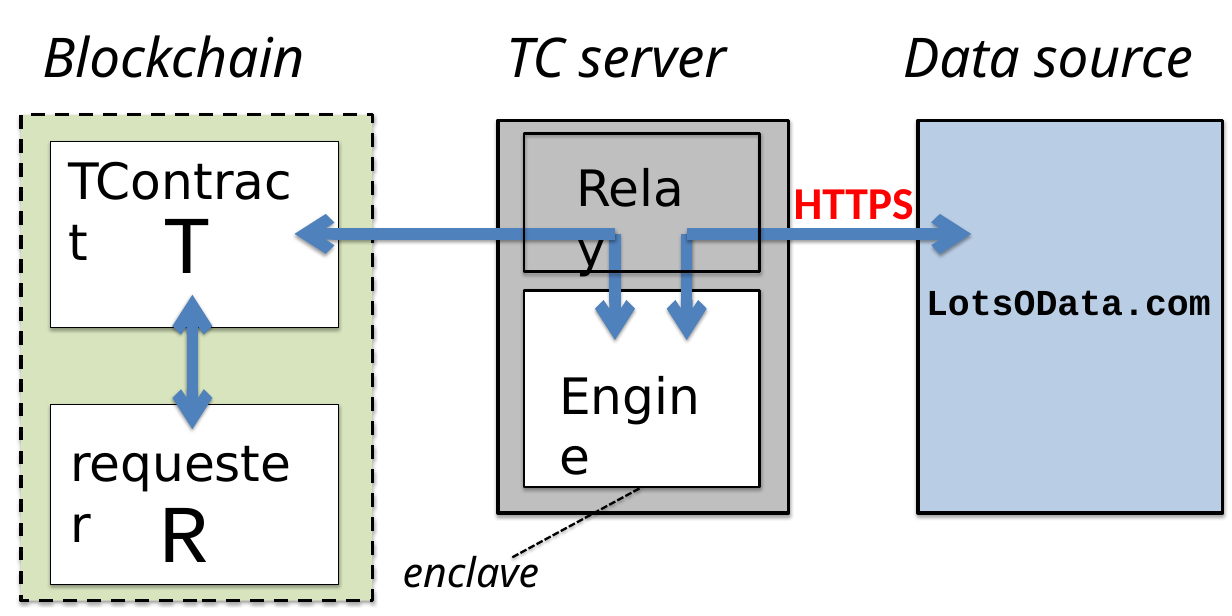
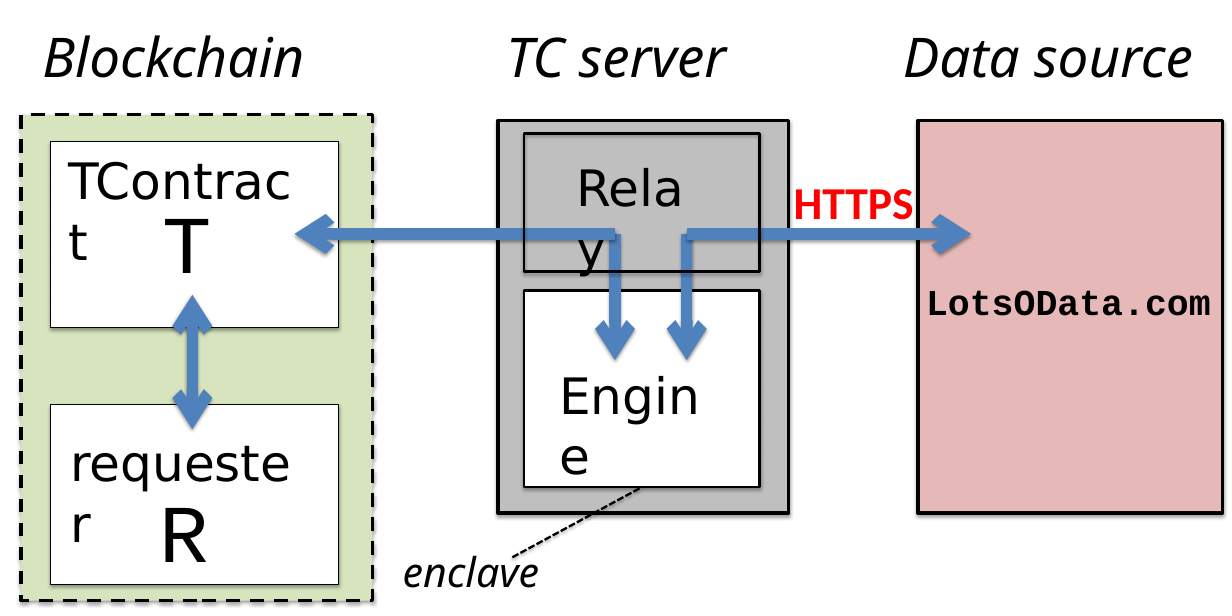
Before and after one commit to bl4ck5un/Town-Crier, a slide deck: slide 1 of writeup/OverviewFig.pptx. Drawn at 1232x616 pixels with LibreOffice and Linux fonts; fonts in the diff are those of the drawing. Boxes give left, top, right and bottom in pixels: in the first picture for what was removed or moved away, otherwise in the second. Text is boxed around its words. In the diff, an @@ line names an element or a change of style, - is before the commit and + after.

```diff
--- a/writeup/OverviewFig.pptx
+++ b/writeup/OverviewFig.pptx
@@ rectangle at (918, 121, 1223, 513): fill #B9CDE5 to #E6B9B8 @@
@@ arrow moved from (615, 340) - (615, 234) to (615, 360) - (615, 234) @@
@@ arrow moved from (687, 340) - (687, 234) to (687, 360) - (687, 234) @@
```
Also in this commit, not shown: 2 other files.
